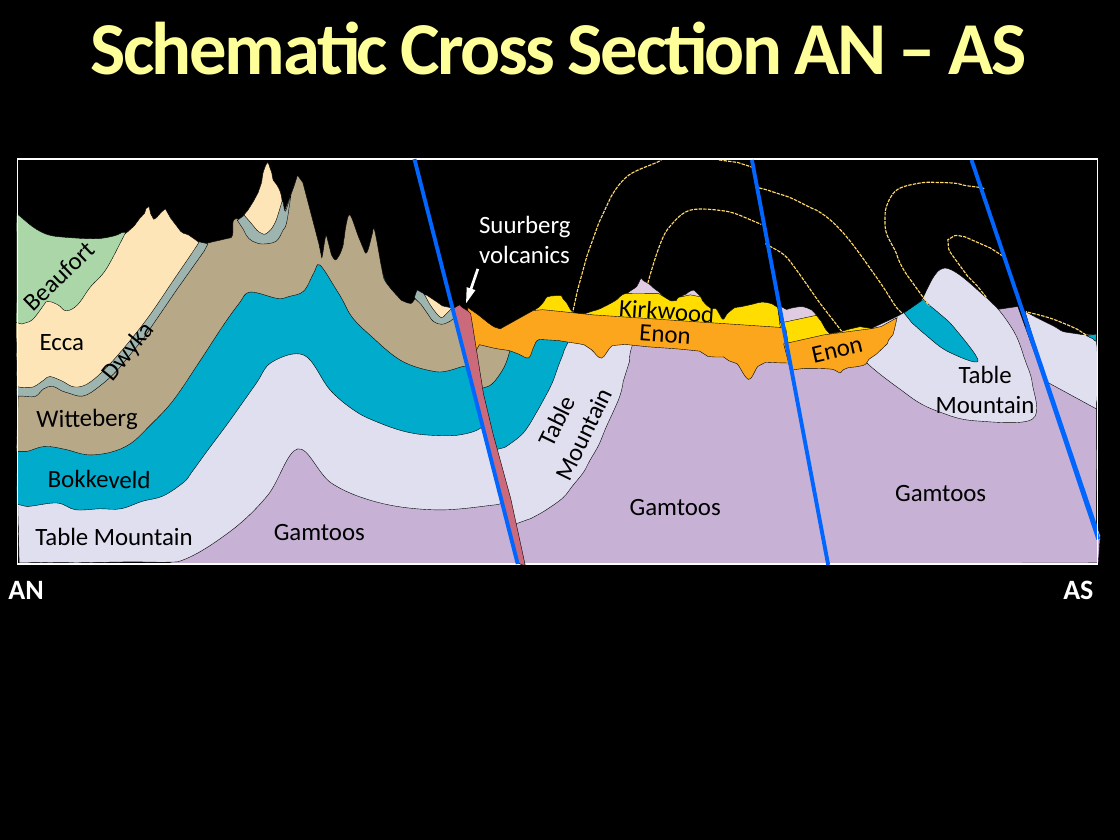
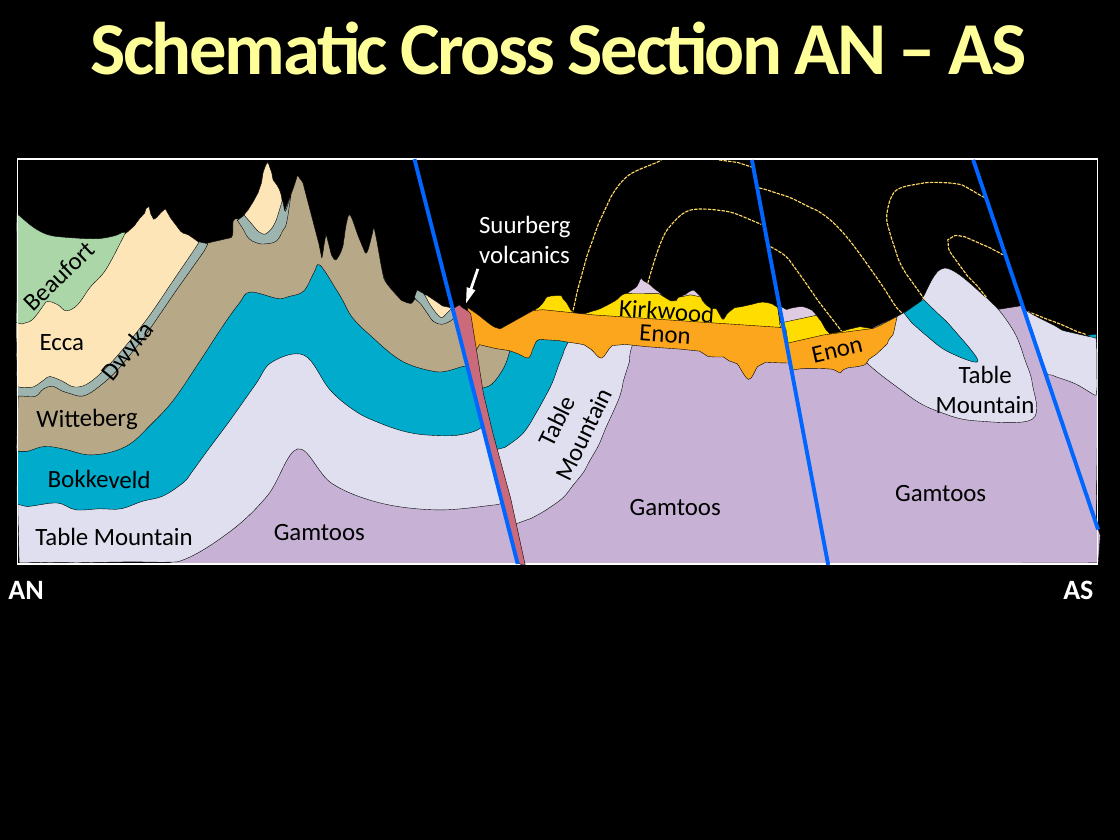
Before and after one commit to FredvBerkel/FredvBerkel.github.io, a slide deck: slide 3 of Cross section AN-AS PE-Algoa Basin.pptx. Drawn at 1120x840 pixels with LibreOffice and Linux fonts; fonts in the diff are those of the drawing. Boxes give left, top, right and bottom in pixels: in the first picture for what was removed or moved away, otherwise in the second. Text is boxed around its words. In the diff, an @@ line names an element or a change of style, - is before the commit and + after.

```diff
--- a/Cross section AN-AS PE-Algoa Basin.pptx
+++ b/Cross section AN-AS PE-Algoa Basin.pptx
@@ freeform shape: place and size @@
-freeform shape at [885,183,984,306]
+freeform shape at [887,183,986,299]
@@ outline redrawn in 6 elements at [904,299,978,362], [1026,311,1086,335], [788,306,1101,564], [948,235,1002,297], [766,231,855,365], [785,317,897,373] @@
@@ freeform shape: place and size @@
-freeform shape at [1025,311,1098,410]
+freeform shape at [1025,310,1096,395]
@@ line removed from (1027, 327) to (1099, 540) @@
@@ freeform shape: place and size @@
-freeform shape at [1048,383,1096,528]
+freeform shape at [1045,367,1098,528]
```
Also in this commit, not shown: 2 other files.
